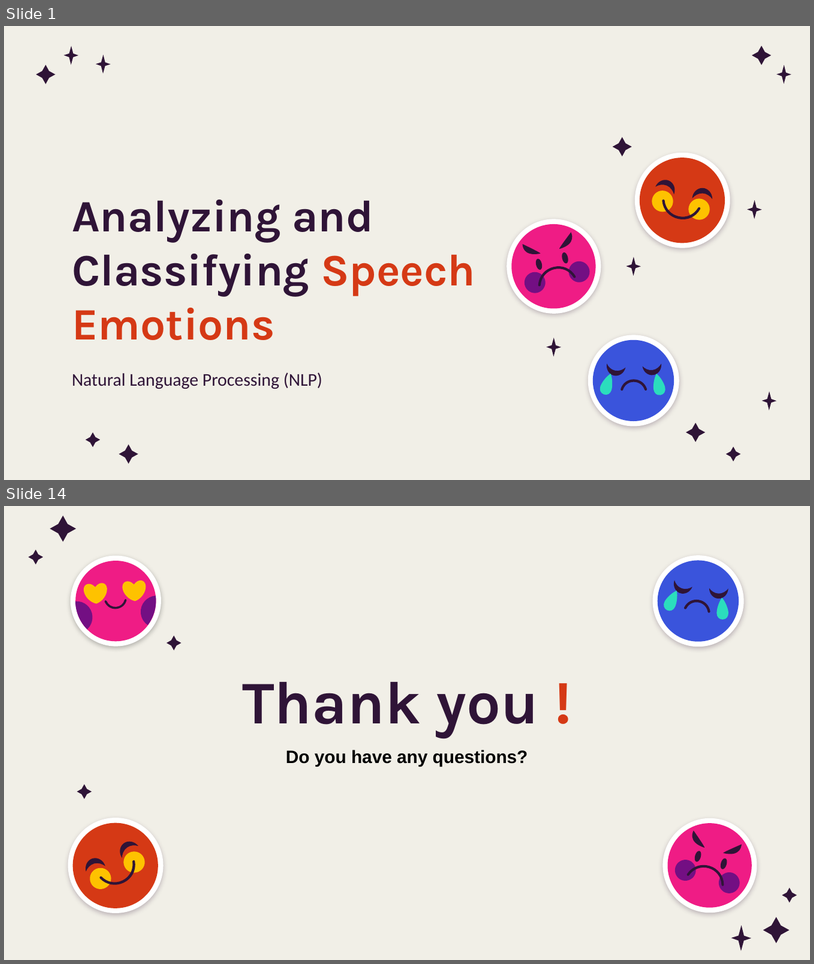
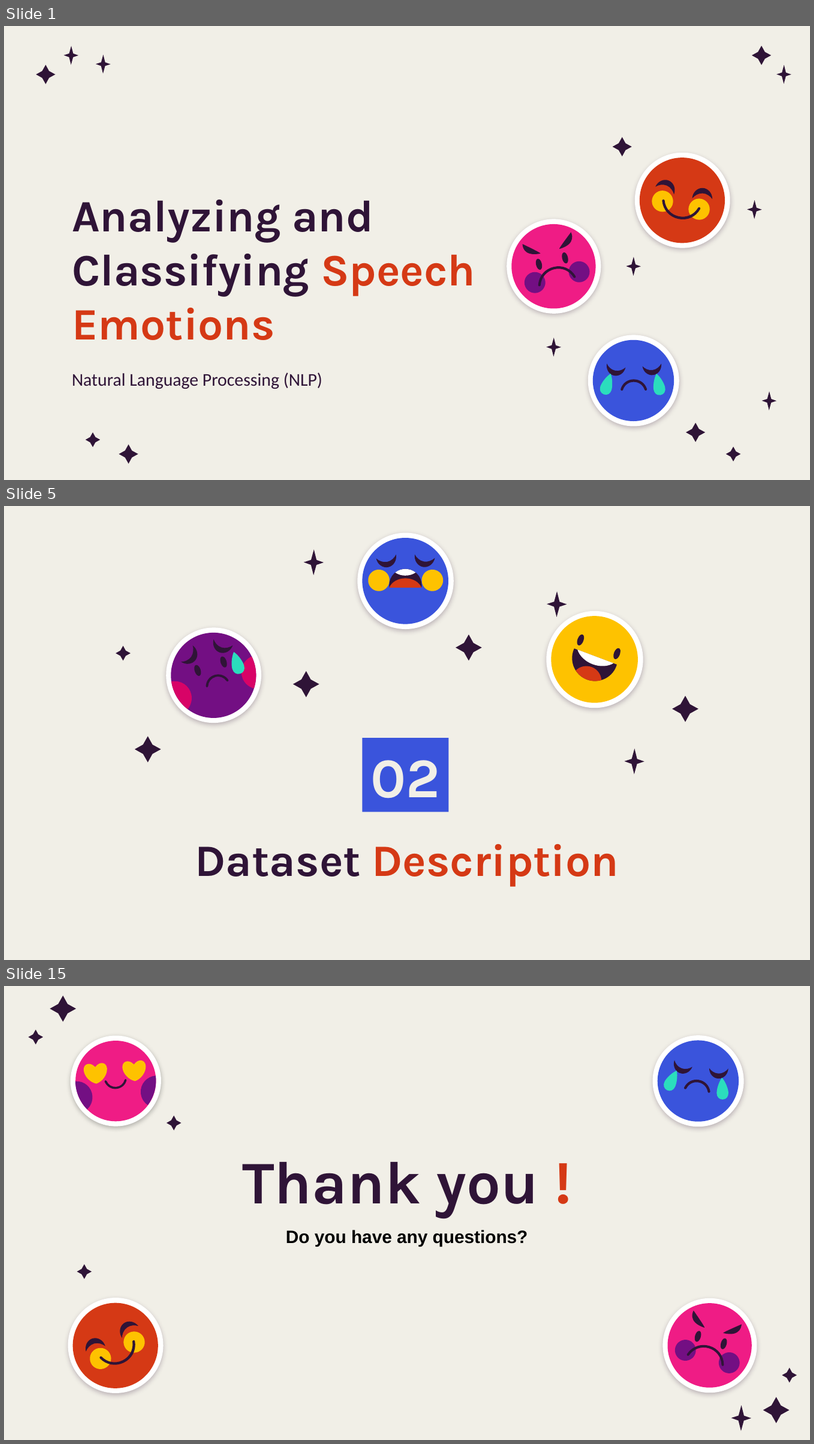
Before and after one commit to Dalia222/analyzing-speach-emotions, a slide deck: ppt.pptx. Shown one above the other, each under a label of ours: slides 1 and 14 before the commit, slides 1, 5 and 15 after it; the slides between them are not shown. The pictures are 814x964 and 814x1444 pixels, drawn with LibreOffice and Linux fonts; fonts in the diff are those of the drawing; background and template pictures are left out. Boxes give left, top, right and bottom in pixels: in the first picture for what was removed or moved away, otherwise in the second. Text is boxed around its words. In the diff, an @@ line names an element or a change of style, - is before the commit and + after.

```diff
--- a/ppt.pptx
+++ b/ppt.pptx
@@ slide 5 added at bbox=[4, 506, 810, 960], background picture (left out) @@
@@ freeform shape added at bbox=[304, 550, 324, 576], fill #2F1437 @@
@@ group added at bbox=[363, 537, 449, 624]: 9 freeform shapes @@
@@ freeform shape added at bbox=[548, 591, 567, 617], fill #2F1437 @@
@@ freeform shape added at bbox=[116, 646, 131, 660], fill #2F1437 @@
@@ freeform shape added at bbox=[456, 634, 482, 660], fill #2F1437 @@
@@ group added at bbox=[539, 603, 651, 715]: 7 freeform shapes @@
@@ group added at bbox=[156, 618, 272, 733]: 10 freeform shapes @@
@@ freeform shape added at bbox=[293, 672, 320, 697], fill #2F1437 @@
@@ freeform shape added at bbox=[672, 696, 698, 721], fill #2F1437 @@
@@ freeform shape added at bbox=[135, 736, 161, 762], fill #2F1437 @@
@@ title added at bbox=[363, 738, 449, 811], fill #3A54DC, 50 pt, text #F1EFE7, bold @@
+02
@@ freeform shape added at bbox=[625, 749, 645, 775], fill #2F1437 @@
@@ title added at bbox=[195, 844, 619, 886], 40 pt, text #D53915, bold @@
+Dataset Description
@@ what was slide 14 is now slide 15 @@
```
Also in this commit, not shown: 5 slides changed, 7 other slides added, 7 slides removed, 1 other file.
